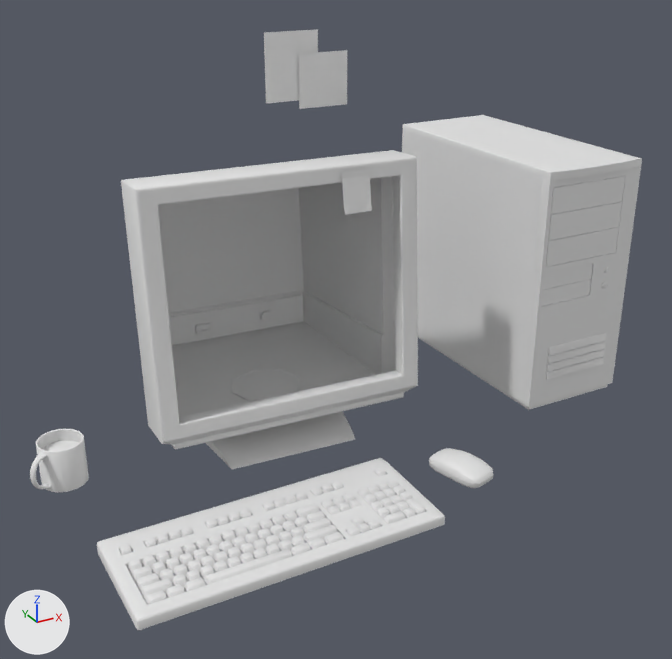
Before and after pictures for a commit that changed the glTF model static/models/Computer/computer.glb.
Both versions are drawn from a 50 mm camera at (-0.38, -1.293, 2.213) aimed at (0.553, 0.405, 1.364). The axes (+X, +Y, +Z) are drawn at lower left. The lights are the same throughout. Where no turn or scale is listed for an object, it has been applied to the vertices. Vertices at the same position are counted once.

In view in the first picture: 'Clavier', 'Computer', 'Monitor', 'Plan.002', 'Plan.004', 'Plan.005', 'Plan.007', 'Souris'.
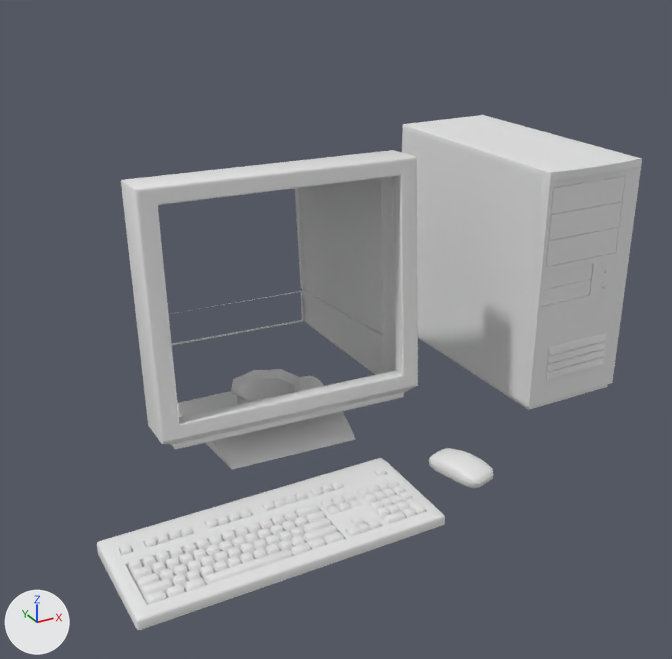
Edits to the bpy script that builds the scene:
```text
Change me_retro_computer_setup_retro_computer_setup_mat_0_003:
    used by ob_monitor; location = (0.461, -0.722, 1.109)
    remove me_retro_computer_setup_retro_computer_setup_mat_0_003.from_pydata(...)  # 410 vertices, 708 faces; spans x -0.352..0.268, y 1.031..1.568, z 0.0..0.643
    add me_retro_computer_setup_retro_computer_setup_mat_0_003.from_pydata(...)  # 257 vertices, 442 faces; spans x -0.352..0.268, y 1.031..1.568, z 0.0..0.643
    me_retro_computer_setup_retro_computer_setup_mat_0_003 part 1
    73 vertices are removed from x -0.169..0.134, y 1.494..1.557, z 0.136..0.423
    164 faces are deleted
Remove ob_plan_002:
    ob_plan_002 = bpy.data.objects.new('Plan.002', me_plan_012)
    ob_plan_002.location = (-0.068, 0.489, 1.183)
Remove ob_plan_005:
    ob_plan_005 = bpy.data.objects.new('Plan.005', me_plan_013)
    ob_plan_005.location = (0.838, 0.993, 1.818)
Remove ob_plan_007:
    ob_plan_007 = bpy.data.objects.new('Plan.007', me_plan_014)
    ob_plan_007.location = (0.746, 0.998, 1.858)
Remove ob_plan_004:
    ob_plan_004 = bpy.data.objects.new('Plan.004', me_plan_003)
    ob_plan_004.location = (0.572, 0.349, 1.696)
```

Pixel boxes [x1, y1, x2, y2] of what changed, in the pictures (672 x 659 px):
'Plan.002', deleted
    before: [30, 429, 89, 492]
'Plan.007', deleted
    before: [264, 29, 318, 103]
'Plan.005', deleted
    before: [299, 50, 347, 109]
'Plan.004', deleted
    before: [342, 169, 372, 215]
part 1 of me_retro_computer_setup_retro_computer_setup_mat_0_003, deleted
    before: [158, 188, 375, 417]
